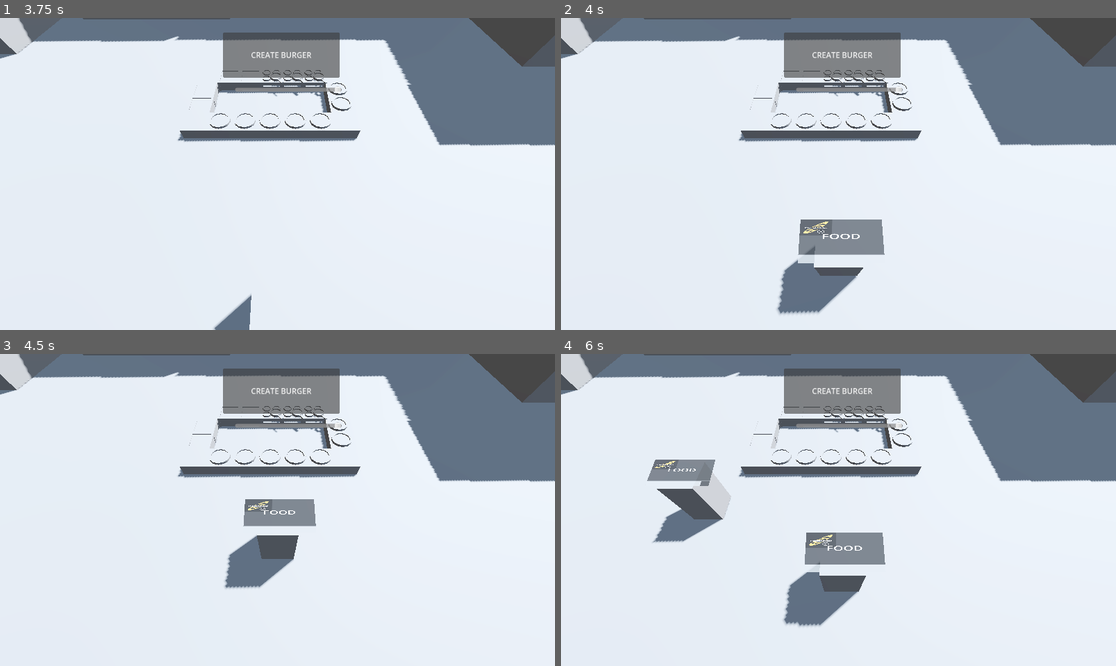
Above: before the commit, frames 1-4 (two rows, left to right).
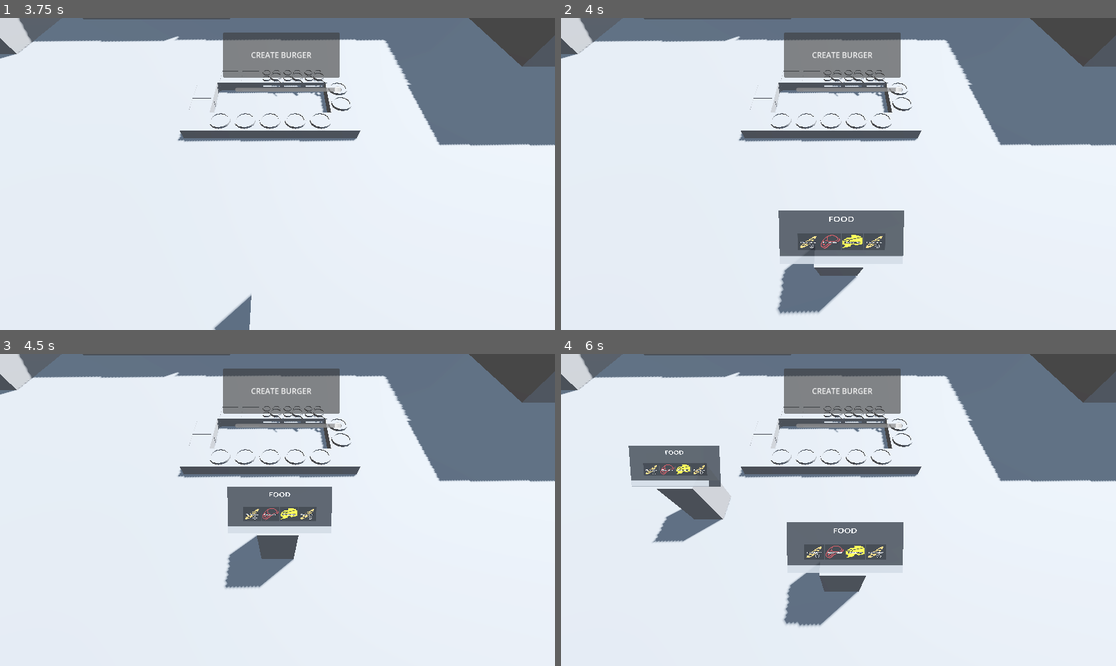
Above: after the commit, the same moments.

Repository: thewasmans/2026-game-jam-burger-truck
Game: Godot game, scene res://scenes/main.tscn
Two runs of this game, one before a commit and one after it. Both use one fixed random seed, a clock stepped at 60 frames per second and the inputs below.
Inputs:
- Up to frame 1 (3.75 s): click "CREATE BURGER" at 0.5 s; click "CREATE BURGER" at 1.25 s; click "CREATE BURGER" at 2 s; tap Enter at 2.75 s; tap Space at 3.5 s
- Up to frame 2 (4 s): no input
- Up to frame 3 (4.5 s): no input
- Up to frame 4 (6 s): tap Enter at 5 s

Frame 1 is identical in both runs. In frame 2, 3.1% of the frame differs, in the area x 39-62%, y 61-79%; in frame 3, 2.3%; in frame 4, 4.6%, in the area x 12-62%, y 29-71%.

Commit message:
Add ingredients ui client

Diff:
--- a/contents/prefabs/enemy.tscn
+++ b/contents/prefabs/enemy.tscn
@@ -15,7 +15,7 @@
 [sub_resource type="StandardMaterial3D" id="StandardMaterial3D_278i7"]
 resource_local_to_scene = true
 transparency = 1
-albedo_color = Color(1, 1, 1, 0.78431374)
+albedo_color = Color(1, 1, 1, 0.88235295)
 albedo_texture = SubResource("ViewportTexture_i5gv5")
 
 [sub_resource type="PlaneMesh" id="PlaneMesh_i5gv5"]
@@ -36,9 +36,10 @@
 mesh = SubResource("BoxMesh_1")
 
 [node name="Hover" type="MeshInstance3D" parent="." unique_id=771406449]
-transform = Transform3D(-3.5299995, 2.9808697e-07, 7.987217e-08, 2.7971151e-07, 3.4764783, -0.61237127, -1.3037219e-07, -0.61237127, -3.4764783, -0.049915195, 1.9152641, 0.0037679672)
+transform = Transform3D(-4.951, 1.0615918e-07, 5.3805445e-07, 0, 0.97124, -2.5794523, -7.4758026e-07, -0.7030605, -3.5633733, -0.049915195, 2.1681755, 0.0037679672)
 mesh = SubResource("PlaneMesh_i5gv5")
 
 [node name="SubViewport" type="SubViewport" parent="." unique_id=769199299]
+size = Vector2i(1152, 648)
 
 [node name="ClientRequest" parent="SubViewport" unique_id=853921984 instance=ExtResource("3_y2qxo")]
--- a/contents/prefabs/ui/client_request_ui.tscn
+++ b/contents/prefabs/ui/client_request_ui.tscn
@@ -1,7 +1,7 @@
 [gd_scene format=3 uid="uid://b47evmm3yxiqf"]
 
 [ext_resource type="Script" uid="uid://cdhu8yyerjr5u" path="res://scripts/ui/client_request_ui.gd" id="1_e2jbl"]
-[ext_resource type="Texture2D" uid="uid://c1ty2c05lm22s" path="res://contents/ui/ingredients/placholder_bun_bottom.png" id="2_go603"]
+[ext_resource type="Texture2D" uid="uid://du6wlw8v76xmu" path="res://contents/ui/ingredients/placholder_cheese.png" id="2_go603"]
 
 [sub_resource type="ImageTexture" id="ImageTexture_ta5aa"]
 
@@ -19,7 +19,7 @@
 
 [sub_resource type="StyleBoxFlat" id="StyleBoxFlat_ta5aa"]
 
-[node name="ClientRequestUI" type="VBoxContainer" unique_id=2100109262 node_paths=PackedStringArray("label", "waiting")]
+[node name="ClientRequestUI" type="VBoxContainer" unique_id=2100109262 node_paths=PackedStringArray("label", "waiting", "ingredients_container")]
 anchors_preset = 15
 anchor_right = 1.0
 anchor_bottom = 1.0
@@ -28,38 +28,74 @@
 script = ExtResource("1_e2jbl")
 label = NodePath("ClientRequest/Label")
 waiting = NodePath("HSlider")
+ingredients_container = NodePath("ClientRequest/FlowContainer")
 
 [node name="ClientRequest" type="Panel" parent="." unique_id=298207108]
 layout_mode = 2
 size_flags_vertical = 3
+
+[node name="Label" type="Label" parent="ClientRequest" unique_id=210546071]
+layout_mode = 1
+anchors_preset = 15
+anchor_right = 1.0
+anchor_bottom = 1.0
+offset_top = 9.0
+offset_bottom = -349.0
+grow_horizontal = 2
+grow_vertical = 2
+theme_override_font_sizes/font_size = 84
+text = "REQUEST"
+horizontal_alignment = 1
+vertical_alignment = 1
 
 [node name="FlowContainer" type="HFlowContainer" parent="ClientRequest" unique_id=2100042202]
 layout_mode = 1
 anchors_preset = 15
 anchor_right = 1.0
 anchor_bottom = 1.0
+offset_left = -58.0
+offset_top = 277.5
+offset_right = 58.0
+offset_bottom = -70.5
 grow_horizontal = 2
 grow_vertical = 2
+alignment = 1
 
-[node name="TextureRect" type="TextureRect" parent="ClientRequest/FlowContainer" unique_id=1678973156]
+[node name="TextureRect" type="TextureRect" parent="ClientRequest/FlowContainer" unique_id=8562131]
 custom_minimum_size = Vector2(200, 200)
 layout_mode = 2
 texture = ExtResource("2_go603")
 expand_mode = 1
 
-[node name="Label" type="Label" parent="ClientRequest" unique_id=210546071 node_paths=PackedStringArray("label")]
-layout_mode = 1
-anchors_preset = 15
-anchor_right = 1.0
-anchor_bottom = 1.0
-grow_horizontal = 2
-grow_vertical = 2
-theme_override_font_sizes/font_size = 84
-text = "REQUEST"
-horizontal_alignment = 1
-vertical_alignment = 1
-script = ExtResource("1_e2jbl")
-label = NodePath(".")
+[node name="TextureRect2" type="TextureRect" parent="ClientRequest/FlowContainer" unique_id=1833358389]
+custom_minimum_size = Vector2(200, 200)
+layout_mode = 2
+texture = ExtResource("2_go603")
+expand_mode = 1
+
+[node name="TextureRect3" type="TextureRect" parent="ClientRequest/FlowContainer" unique_id=568146444]
+custom_minimum_size = Vector2(200, 200)
+layout_mode = 2
+texture = ExtResource("2_go603")
+expand_mode = 1
+
+[node name="TextureRect4" type="TextureRect" parent="ClientRequest/FlowContainer" unique_id=1726589448]
+custom_minimum_size = Vector2(200, 200)
+layout_mode = 2
+texture = ExtResource("2_go603")
+expand_mode = 1
+
+[node name="TextureRect5" type="TextureRect" parent="ClientRequest/FlowContainer" unique_id=734530533]
+custom_minimum_size = Vector2(200, 200)
+layout_mode = 2
+texture = ExtResource("2_go603")
+expand_mode = 1
+
+[node name="TextureRect6" type="TextureRect" parent="ClientRequest/FlowContainer" unique_id=1620704640]
+custom_minimum_size = Vector2(200, 200)
+layout_mode = 2
+texture = ExtResource("2_go603")
+expand_mode = 1
 
 [node name="HSlider" type="HSlider" parent="." unique_id=1997633651]
 layout_mode = 2
--- a/scripts/enemy.gd
+++ b/scripts/enemy.gd
@@ -33,6 +33,7 @@
 
 func set_burger(burger_data:BurgerData):
 	_burger_request = burger_data
+	client_request_ui.set_burger(burger_data)
 
 func _physics_process(delta: float) -> void:
 	if _is_leaved:
--- a/scripts/ui/client_request_ui.gd
+++ b/scripts/ui/client_request_ui.gd
@@ -13,7 +13,9 @@
 	ingredients_container.add_child(ingredient_icon)
 
 func set_burger(burger_data:BurgerData):
-	#label.text = burger_data.name
+	for elt in ingredients_container.get_children():
+		elt.queue_free()
+	label.text = burger_data.name
 	for ingredient in burger_data.ingredients:
 		add_ingredients(ingredient)
 
